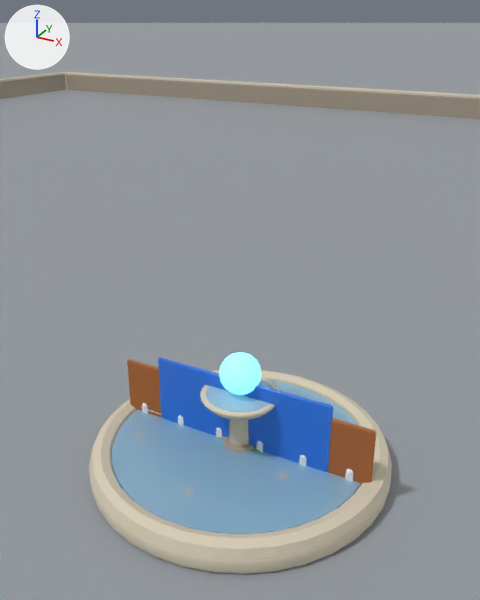
What one commit did to the Blender file world_overhaul/blend/decoration.blend.
Before and after are seen from a 50 mm lens placed at (19.6, -35.8, 31.0), pointed at (0.3, -0.6, 13.4). The axes (+X, +Y, +Z) are drawn at upper left. The lights are the same throughout. The picture after the commit comes second.

Names of what the first picture shows: 'City_Wall', 'Office_Screen', 'Plaza_Fountain', 'Plaza_Fountain_Glass', 'Plaza_Fountain_Glow_GLOW_COOL', 'School_Blackboard', 'StudioGround' and 1 more.
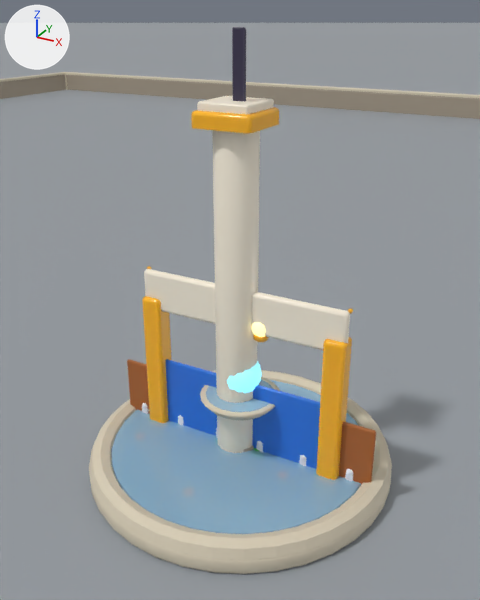
Boxes (x1, y1, x2, y2) around the edits, measured in the pictures (480 x 600 px):
'Lobby_Pillar', added
    after: (191, 96, 279, 453)
'FastTrack_Gate', added
    after: (142, 266, 353, 480)
'PodiumRoom_LightStrip', added
    after: (232, 27, 246, 101)
'Lobby_Pillar_Glow_GLOW_WARM', added
    after: (252, 322, 266, 337)

What changed in the scene script:
```text
Add me_podiumroom_lightstrip:
    me_podiumroom_lightstrip.from_pydata(...)  # 20 vertices, 18 faces; spans x -0.4..0.4, y -0.3..0.0, z 0.0..30.0
    me_podiumroom_lightstrip.materials.append(mat_wo_palette)
Add me_fasttrack_gate:
    me_fasttrack_gate.from_pydata(...)  # 392 vertices, 364 faces; spans x -8.0..8.0, y -1.0..1.0, z 0.0..14.1
    me_fasttrack_gate.materials.append(mat_wo_palette)
Add me_lobby_pillar_glow_glow_warm:
    me_lobby_pillar_glow_glow_warm.from_pydata(...)  # a UV sphere (10 segments, 6 rings, poles along z) spanning x 0.934..2.266, y -0.7..0.7, z 10.8..12.2
    me_lobby_pillar_glow_glow_warm.materials.append(mat_wo_glow_glow_warm)  # yellow #ffeca0, glowing yellow #ffeca0
Add me_lobby_pillar:
    me_lobby_pillar.from_pydata(...)  # 276 vertices, 234 faces; spans x -2.3..2.1, y -2.0..2.0, z 0.0..26.0
    me_lobby_pillar.materials.append(mat_wo_palette)
Add ob_podiumroom_lightstrip:
    ob_podiumroom_lightstrip = bpy.data.objects.new('PodiumRoom_LightStrip', me_podiumroom_lightstrip)
    ob_podiumroom_lightstrip.location = (0.0, 0.0, 0.0)
Add ob_fasttrack_gate:
    ob_fasttrack_gate = bpy.data.objects.new('FastTrack_Gate', me_fasttrack_gate)
    ob_fasttrack_gate.location = (0.0, 0.0, 0.0)
Add ob_lobby_pillar_glow_glow_warm:
    ob_lobby_pillar_glow_glow_warm = bpy.data.objects.new('Lobby_Pillar_Glow_GLOW_WARM', me_lobby_pillar_glow_glow_warm)
    ob_lobby_pillar_glow_glow_warm.location = (0.0, 0.0, 0.0)
Add ob_lobby_pillar:
    ob_lobby_pillar = bpy.data.objects.new('Lobby_Pillar', me_lobby_pillar)
    ob_lobby_pillar.location = (0.0, 0.0, 0.0)
```
